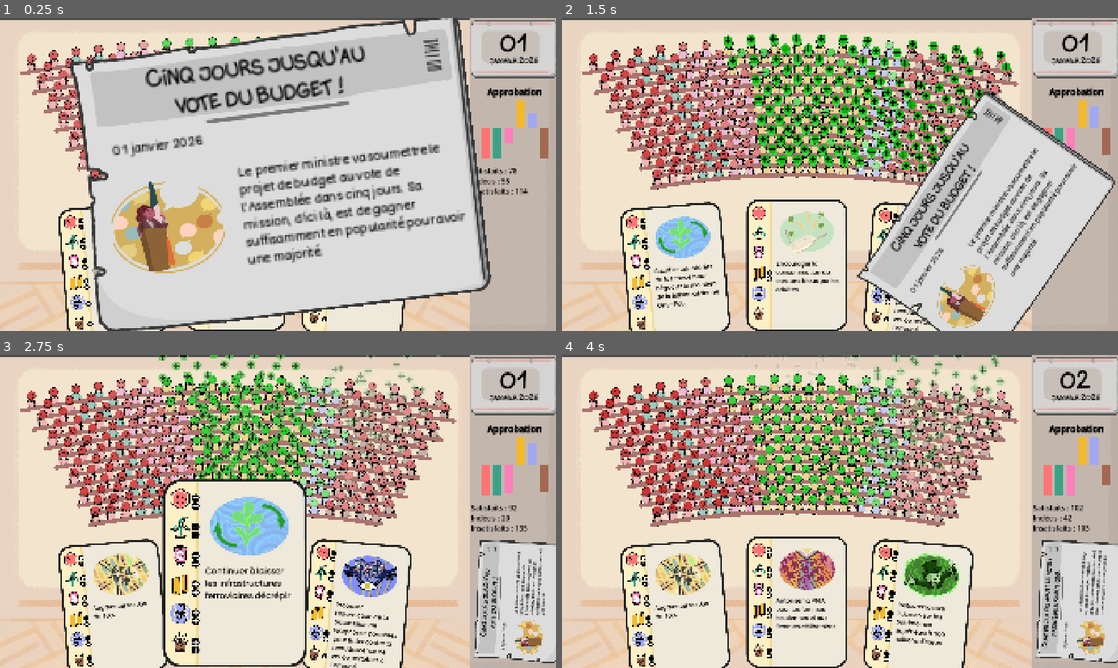
Above: before the commit, frames 1-4 (two rows, left to right).
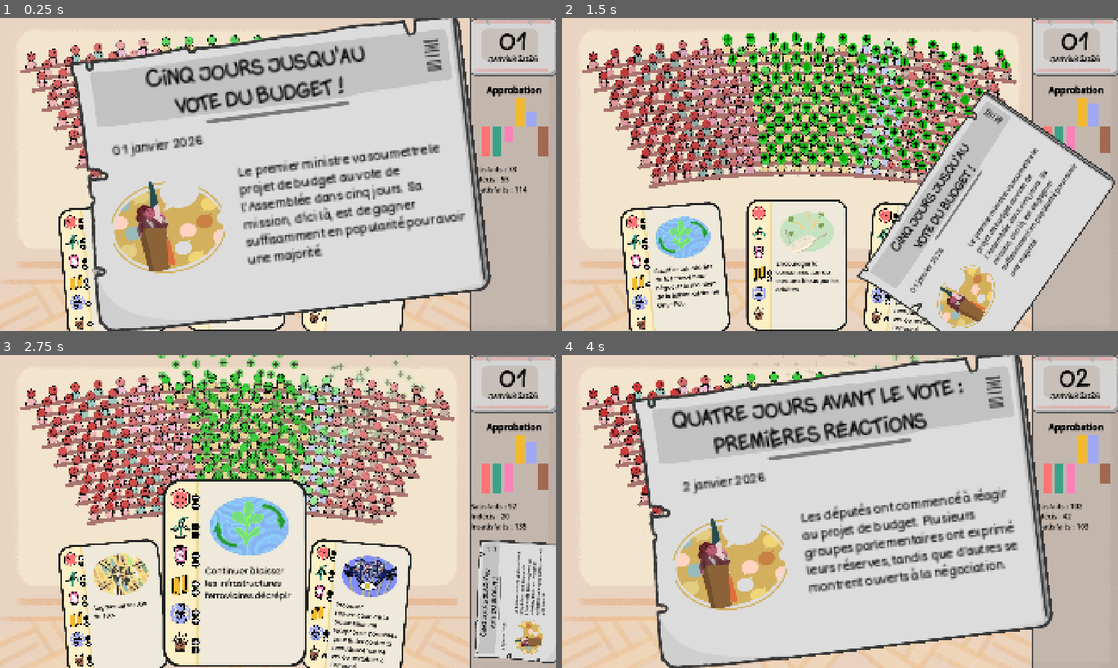
Above: after the commit, the same moments.

Repository: remimorvan/assemblee-nationale-simulator
Game: Godot game, scene res://scenes/game.tscn
Two runs of this game, one before a commit and one after it. Both use one fixed random seed, a clock stepped at 60 frames per second and the inputs below.
Inputs (mouse positions are in pixels of both pictures, inside the frame that each line leads up to):
- Up to frame 1 (0.25 s): no input
- Up to frame 2 (1.5 s): tap Enter at 0.5 s; move the mouse to (1073, 127) at 0.52 s; click (1073, 127) at 0.67 s; tap Space at 1.25 s; move the mouse to (673, 271) at 1.27 s; click (673, 271) at 1.42 s
- Up to frame 3 (2.75 s): move the mouse to (233, 602) at 2.02 s; click (233, 602) at 2.17 s
- Up to frame 4 (4 s): move the mouse to (917, 608) at 2.77 s; click (917, 608) at 2.92 s; click (917, 608) at 3.67 s

The runs differ from the first frame. In frame 1, 3.9% of the frame differs, in the area x 0-100%, y 0-100%; in frame 2, 20%; in frame 3, 19%; in frame 4, 58%.

Commit message:
Hide cards when journal is up + animation pas content

Diff:
--- a/scenes/game.tscn
+++ b/scenes/game.tscn
@@ -30,19 +30,9 @@
 offset_bottom = 1080.0
 texture = ExtResource("1_u5sy4")
 
-[node name="Menu" type="TextureRect" parent="."]
-z_index = -1
-offset_left = 1620.0
-offset_right = 1920.0
+[node name="HBoxContainer" type="HBoxContainer" parent="."]
+offset_right = 2704.0
 offset_bottom = 1080.0
-texture = ExtResource("2_vtaks")
-
-[node name="HBoxContainer" type="HBoxContainer" parent="."]
-offset_left = 2.0
-offset_top = 6.0
-offset_right = 1926.0
-offset_bottom = 1086.0
-size_flags_horizontal = 3
 size_flags_vertical = 3
 
 [node name="Hemicycle" parent="HBoxContainer" instance=ExtResource("2_yqjtg")]
@@ -50,16 +40,28 @@
 layout_mode = 2
 size_flags_vertical = 0
 
-[node name="VBoxContainer" type="VBoxContainer" parent="HBoxContainer"]
+[node name="PanelContainer" type="PanelContainer" parent="HBoxContainer"]
+self_modulate = Color(1, 1, 1, 0)
 custom_minimum_size = Vector2(300, 1080)
 layout_mode = 2
 
-[node name="TextureRect" type="TextureRect" parent="HBoxContainer/VBoxContainer"]
+[node name="Menu" type="TextureRect" parent="HBoxContainer/PanelContainer"]
+z_index = -1
+custom_minimum_size = Vector2(300, 1080)
+layout_mode = 2
+texture = ExtResource("2_vtaks")
+
+[node name="VBoxContainer" type="VBoxContainer" parent="HBoxContainer/PanelContainer"]
+custom_minimum_size = Vector2(300, 1080)
+layout_mode = 2
+
+[node name="TextureRect" type="TextureRect" parent="HBoxContainer/PanelContainer/VBoxContainer"]
 custom_minimum_size = Vector2(0, 200)
 layout_mode = 2
+tooltip_text = "Jours restants"
 texture = ExtResource("4_kvpfn")
 
-[node name="CalendarDay" type="Label" parent="HBoxContainer/VBoxContainer/TextureRect"]
+[node name="CalendarDay" type="Label" parent="HBoxContainer/PanelContainer/VBoxContainer/TextureRect"]
 layout_mode = 2
 offset_left = -2.0
 offset_top = 29.0
@@ -69,7 +71,7 @@
 label_settings = SubResource("LabelSettings_0tnpc")
 horizontal_alignment = 1
 
-[node name="CalendarMonth" type="Label" parent="HBoxContainer/VBoxContainer/TextureRect"]
+[node name="CalendarMonth" type="Label" parent="HBoxContainer/PanelContainer/VBoxContainer/TextureRect"]
 layout_mode = 2
 offset_left = -1.0
 offset_top = 123.0
@@ -79,38 +81,38 @@
 label_settings = SubResource("LabelSettings_vtaks")
 horizontal_alignment = 1
 
-[node name="HSeparator" type="HSeparator" parent="HBoxContainer/VBoxContainer"]
+[node name="HSeparator" type="HSeparator" parent="HBoxContainer/PanelContainer/VBoxContainer"]
 custom_minimum_size = Vector2(0, 20)
 layout_mode = 2
 
-[node name="RichTextLabel2" type="RichTextLabel" parent="HBoxContainer/VBoxContainer"]
+[node name="RichTextLabel2" type="RichTextLabel" parent="HBoxContainer/PanelContainer/VBoxContainer"]
 layout_mode = 2
 bbcode_enabled = true
 text = "[center][b][color=black][center][font_size=30]Approbation"
 fit_content = true
 
-[node name="Plot" parent="HBoxContainer/VBoxContainer" instance=ExtResource("4_lbhrr")]
+[node name="Plot" parent="HBoxContainer/PanelContainer/VBoxContainer" instance=ExtResource("4_lbhrr")]
 custom_minimum_size = Vector2(100, 200)
 layout_mode = 2
 bar_width = 30
 min_bar_height = 20
 
-[node name="HSeparator2" type="HSeparator" parent="HBoxContainer/VBoxContainer"]
+[node name="HSeparator2" type="HSeparator" parent="HBoxContainer/PanelContainer/VBoxContainer"]
 custom_minimum_size = Vector2(0, 20)
 layout_mode = 2
 
-[node name="TextStats" type="RichTextLabel" parent="HBoxContainer/VBoxContainer"]
+[node name="TextStats" type="RichTextLabel" parent="HBoxContainer/PanelContainer/VBoxContainer"]
 layout_mode = 2
 bbcode_enabled = true
 text = "Test"
 fit_content = true
 
-[node name="ReferenceRect" type="ReferenceRect" parent="HBoxContainer/VBoxContainer"]
+[node name="ReferenceRect" type="ReferenceRect" parent="HBoxContainer/PanelContainer/VBoxContainer"]
 layout_mode = 2
 border_color = Color(0.446978, 0.499717, 0.854538, 1)
 border_width = 3.5
 
-[node name="HSeparator3" type="HSeparator" parent="HBoxContainer/VBoxContainer"]
+[node name="HSeparator3" type="HSeparator" parent="HBoxContainer/PanelContainer/VBoxContainer"]
 custom_minimum_size = Vector2(0, 20)
 layout_mode = 2
 
@@ -124,3 +126,6 @@
 position = Vector2(960, 540)
 scale = Vector2(2.3, 2.3)
 script = ExtResource("7_u5sy4")
+
+[connection signal="journal_hide" from="Journal" to="Player" method="_on_journal_journal_hide"]
+[connection signal="journal_show" from="Journal" to="Player" method="_on_journal_journal_show"]
--- a/scenes/mp.tscn
+++ b/scenes/mp.tscn
@@ -75,6 +75,18 @@
 "update": 0,
 "values": [Vector2(1, 1)]
 }
+tracks/5/type = "value"
+tracks/5/imported = false
+tracks/5/enabled = true
+tracks/5/path = NodePath(".:modulate")
+tracks/5/interp = 1
+tracks/5/loop_wrap = true
+tracks/5/keys = {
+"times": PackedFloat32Array(0),
+"transitions": PackedFloat32Array(1),
+"update": 0,
+"values": [Color(1, 1, 1, 1)]
+}
 
 [sub_resource type="Animation" id="Animation_pu06k"]
 resource_name = "MP_animations"
@@ -128,6 +140,18 @@
 "update": 0,
 "values": [Vector2(1, 1), Vector2(0.874127, 0.939106), Vector2(1, 0.685278), Vector2(1, 1)]
 }
+tracks/2/type = "value"
+tracks/2/imported = false
+tracks/2/enabled = true
+tracks/2/path = NodePath(".:modulate")
+tracks/2/interp = 1
+tracks/2/loop_wrap = true
+tracks/2/keys = {
+"times": PackedFloat32Array(0, 0.333333, 0.533333, 0.833333, 0.99),
+"transitions": PackedFloat32Array(1, 1, 1, 0.329877, 1),
+"update": 0,
+"values": [Color(1, 1, 1, 1), Color(0.495892, 0.0529042, 0.119917, 1), Color(0, 0, 0, 1), Color(0.495892, 0.0529042, 0.119917, 1), Color(1, 1, 1, 1)]
+}
 
 [sub_resource type="AnimationLibrary" id="AnimationLibrary_b5mkm"]
 _data = {
@@ -160,6 +184,7 @@
 texture = ExtResource("5_b5mkm")
 
 [node name="shirt_right_arm" type="Sprite2D" parent="Sprites/shirt_body"]
+position = Vector2(1.92308, -0.000487804)
 texture = ExtResource("6_bcrho")
 
 [node name="outline" type="Sprite2D" parent="Sprites/shirt_body/shirt_right_arm"]
--- a/scripts/card.gd
+++ b/scripts/card.gd
@@ -72,7 +72,7 @@
 	return rng.randfn(effect_mean[political_group], effect_std[political_group])
 
 func _on_mouse_entered() -> void:
-	if not Player.is_journal_showed:
+	if not Player.is_journal_showed or true:
 		$HoverSound.play()
 
 		# put in front
@@ -91,7 +91,7 @@
 		tween.parallel().tween_property(self, "position:y", old_position_y-100, .25)
 
 func _on_mouse_exited() -> void:
-	if not Player.is_journal_showed:
+	if not Player.is_journal_showed or true:
 		# restore z_index
 		self.z_index = old_z_index
 
@@ -105,7 +105,7 @@
 
 
 func _on_input_event(viewport: Node, event: InputEvent, shape_idx: int) -> void:
-	if not Player.is_journal_showed:
+	if not Player.is_journal_showed or true:
 		if event is InputEventMouseButton and event.is_pressed() and event.button_index == MOUSE_BUTTON_LEFT:
 			for mp in get_tree().get_nodes_in_group("MP"):
 				if mp.present:
--- a/scripts/hemicycle.gd
+++ b/scripts/hemicycle.gd
@@ -3,8 +3,8 @@
 @export var mp_scene:PackedScene # Utile pour instancier des MP
 @export var desk_color:Color
 
-@onready var Plot: Control = $"../VBoxContainer/Plot"
-@onready var TextStats: Control = $"../VBoxContainer/TextStats"
+@onready var Plot: Control = $"../PanelContainer/VBoxContainer/Plot"
+@onready var TextStats: Control = $"../PanelContainer/VBoxContainer/TextStats"
 @onready var Background =$Background
 
 var width: int = 19
--- a/scripts/journal.gd
+++ b/scripts/journal.gd
@@ -7,6 +7,9 @@
 @onready var Player: Node2D = $"../Player"
 
 var tween: Tween
+signal journal_show
+signal journal_hide
+var show = true
 
 func update(title: String, desc: String, image_name: String, day: int):
 	Title.text = title
@@ -34,7 +37,10 @@
 		print("JSON Parse Error: ", json.get_error_message(), " in journals.json at line ", json.get_error_line())
 
 func show_journal() -> void:
-	Player.is_journal_showed = true
+	#Player.is_journal_showed = true
+	journal_show.emit()
+	await Player.hand_tween.finished
+	show = true
 	$"JournalSound".play()
 	if tween:
 		tween.kill()
@@ -46,7 +52,9 @@
 	tween.parallel().tween_property(self, "rotation_degrees", -7.0, .25)
 
 func hide_journal() -> void:
-	Player.is_journal_showed = false
+	#Player.is_journal_showed = false
+	show = false
+	journal_hide.emit()
 	$"JournalSound".play()
 	if tween:
 		tween.kill()
@@ -56,10 +64,16 @@
 	tween.parallel().tween_property(self, "position", Vector2(1790, 850), .25)
 	tween.parallel().tween_property(self, "scale", Vector2(0.7, 0.7), .25)
 	tween.parallel().tween_property(self, "rotation_degrees", -87.0, .25)
+	await tween.finished
+	journal_hide.emit()
 
 func _on_input_event(viewport: Node, event: InputEvent, shape_idx: int) -> void:
 	if event is InputEventMouseButton and event.is_pressed() and event.button_index == MOUSE_BUTTON_LEFT:
-		if Player.is_journal_showed:
+		#if Player.is_journal_showed:
+		if show:
+
 			hide_journal()
+
 		else:
+
 			show_journal()
--- a/scripts/player.gd
+++ b/scripts/player.gd
@@ -1,6 +1,6 @@
 extends Node2D
 @onready var Deck: Node2D = $"../Deck"
-@onready var CalendarDay: Control = $"../HBoxContainer/VBoxContainer/TextureRect/CalendarDay"
+@onready var CalendarDay: Control = $"../HBoxContainer/PanelContainer/VBoxContainer/TextureRect/CalendarDay"
 @onready var Hemicycle: Control = $"../HBoxContainer/Hemicycle"
 @onready var Journal: Node2D = $"../Journal"
 @export var card: PackedScene
@@ -16,6 +16,8 @@
 const nb_days_before_vote: int = 6
 var last_card_changed: int = 0
 var is_journal_showed: bool = true
+
+var hand_tween:Tween
 
 func has_special_card_in_hand() -> bool:
 	for card in hand:
@@ -164,7 +166,8 @@
 			print("TODO special event : " + event)
 
 func trigger_journal() -> void:
-	self.is_journal_showed = true # Prevents clicks
+	#self.is_journal_showed = true # Prevents clicks
+
 	$"NewDaySound".attenuation = 4
 	$"NewDaySound".play()
 	CalendarDay.text = "0"+str(get_current_day())
@@ -181,8 +184,8 @@
 		Journal.update_with_basic(get_current_day())
 	Journal.show_journal()
 	if special_event:
-		while is_journal_showed:
-			await get_tree().create_timer(0.05).timeout
+		#while is_journal_showed:
+		#	await get_tree().create_timer(0.05).timeout
 		trigger_special_event(special_event["id"])
 		special_event = null
 		declared_special_event_this_turn = false
@@ -191,6 +194,10 @@
 		trigger_final_vote()
 
 func trigger_final_vote() -> void:
+
+	# Attendre que le journal soit rangé avant de faire le décompte
+	await Journal.journal_hide
+
 	var votes: Array[int] = [0, 0, 0];
 	for mp in get_tree().get_nodes_in_group("MP"):
 		votes[mp.get_final_vote()+1] += 1
@@ -208,3 +215,22 @@
 
 func victory():
 	$WinSound.play()
+
+
+
+func _on_journal_journal_hide() -> void:
+	# si c'est le jour du décompte, on ne réaffiche pas les cartes
+	if get_current_day() == nb_days_before_vote:
+		pass
+	else:
+		if hand_tween:
+			hand_tween.kill()
+		hand_tween = create_tween()
+		hand_tween.tween_property(self, "position:y",0., 0.3)
+
+
+func _on_journal_journal_show() -> void:
+	if hand_tween:
+		hand_tween.kill()
+	hand_tween = create_tween()
+	hand_tween.tween_property(self, "position:y",650., 0.3)
--- a/scripts/plot.gd
+++ b/scripts/plot.gd
@@ -16,7 +16,7 @@
 @export var hover_scale = 1.1
 @export var hover_color_brightness = 1.3
 @export var min_bar_height = 10
-@onready var Hemicycle: AspectRatioContainer = $"../../Hemicycle"
+@onready var Hemicycle: AspectRatioContainer = $"../../../Hemicycle"
 
 var bar_rects: Array[Rect2] = []
 var hovered_index: int = -1
Not shown: 1 places in default_bus_layout.tres that only renumber resources
Not shown: 1 places in scenes/mp.tscn that only renumber resources
